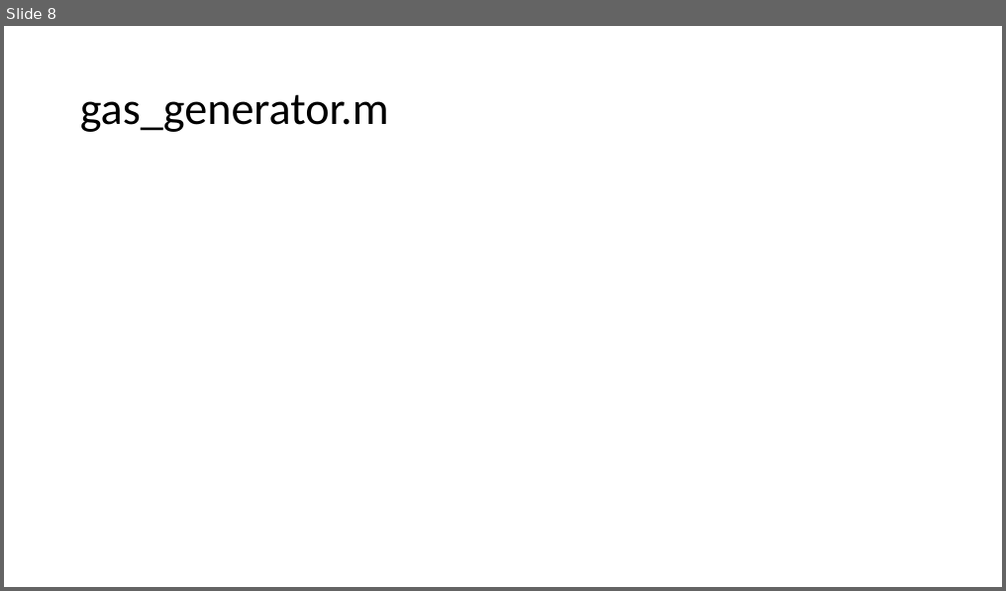
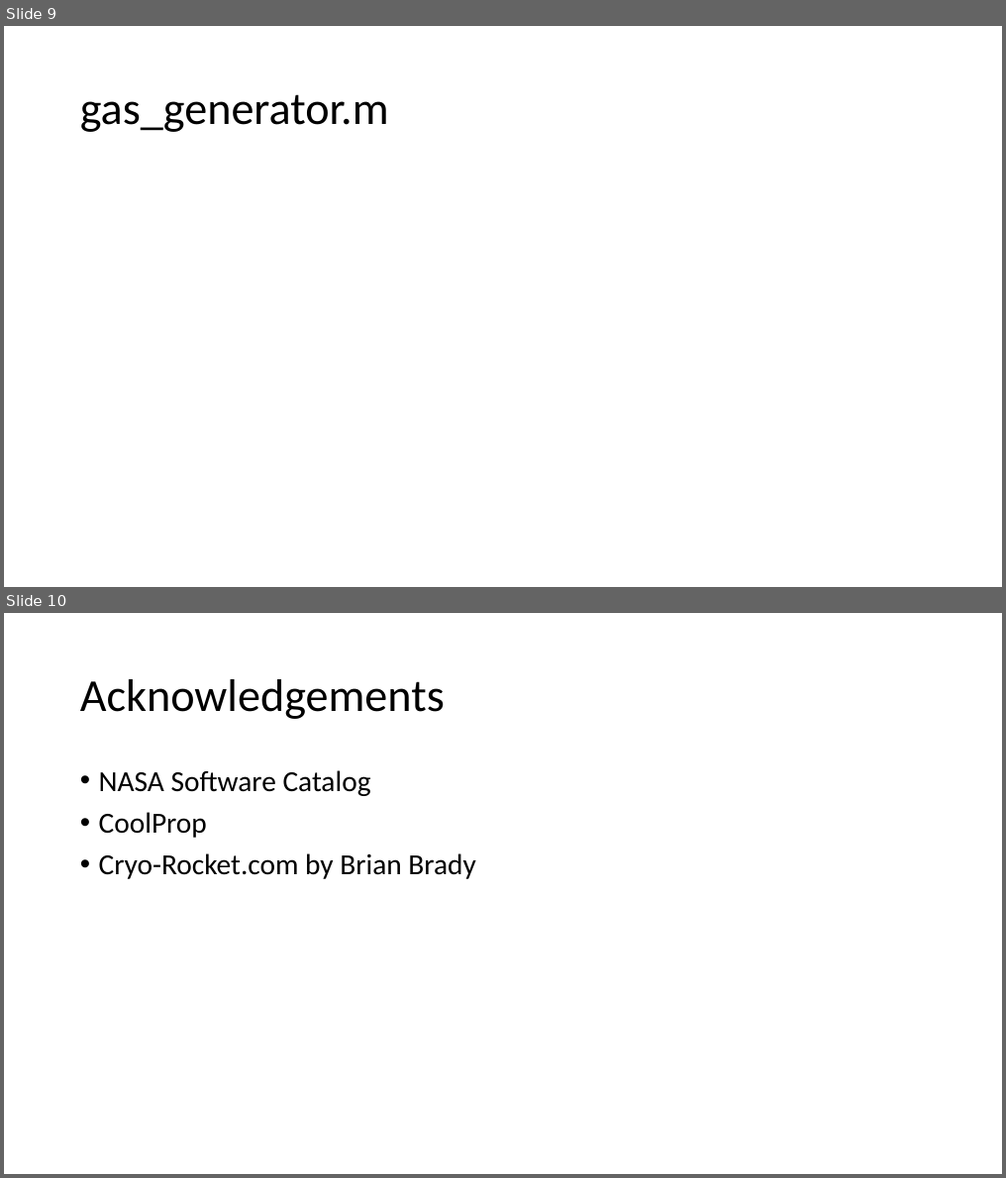
Before and after one commit to BrendanJMorgan/Engine-Development, a slide deck: MATLAB/Documentation.pptx. Shown one above the other, each under a label of ours: slide 8 before the commit, slides 9 and 10 after it. The pictures are 1006x591 and 1006x1178 pixels, drawn with LibreOffice and Linux fonts; fonts in the diff are those of the drawing. Boxes give left, top, right and bottom in pixels: in the first picture for what was removed or moved away, otherwise in the second. Text is boxed around its words. In the diff, an @@ line names an element or a change of style, - is before the commit and + after.

```diff
--- a/MATLAB/Documentation.pptx
+++ b/MATLAB/Documentation.pptx
@@ slide 10 added at bbox=[4, 613, 1002, 1174], background #FFFFFF @@
@@ title added at bbox=[80, 679, 445, 719], 44 pt, text #000000 @@
+Acknowledgements
@@ text added at bbox=[99, 770, 475, 879], 28 pt, text #000000 @@
+• NASA Software Catalog
+• CoolProp
+• Cryo-Rocket.com by Brian Brady
@@ what was slide 8 is now slide 9 @@
```
Also in this commit, not shown: 2 slides changed, 1 other slide added, 15 other files.
